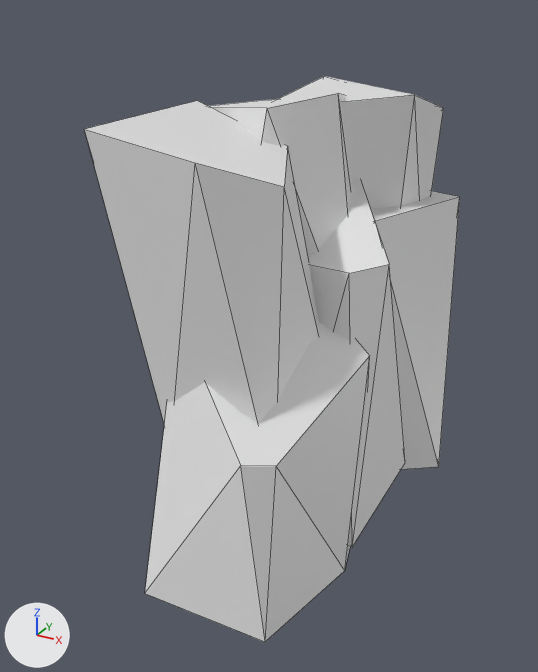
Renders of the FBX model BlackSmithGame/Assets/3Dmodels/rockwall_2.fbx from each side of a commit.
Before and after are seen from a 50 mm camera at (1.94, -10.37, 2.32) aimed at (0.18, -7.17, 0.72). Arrows for +X, +Y and +Z are at lower left; the lights stay in place. Mesh edges are drawn as thin lines. Materials are left out; every surface is plain grey. Where no turn or scale is listed for an object, it has been applied to the vertices.
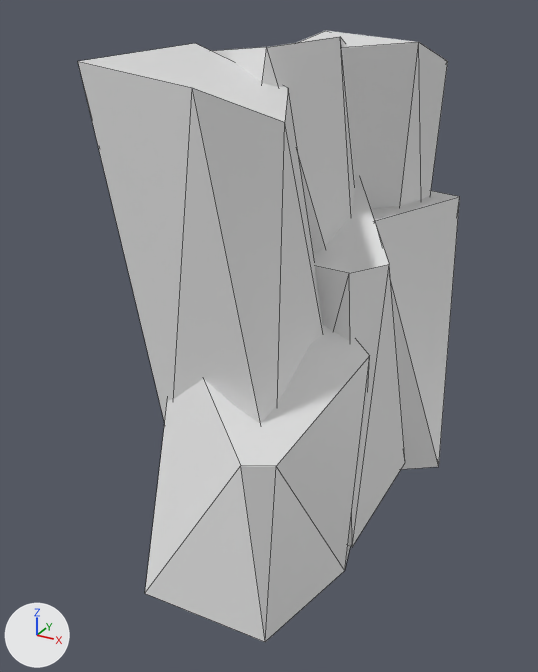
The newer file is also turned or shifted as a whole; pictures and numbers use the older file's frame.

Pixel boxes [x1, y1, x2, y2] of what changed, in the pictures (538 x 672 px; the box of a moved part takes in the faces that stretch with it):
'Icosphere.003', reshaped (8% taller): before [84, 76, 460, 642]; after [78, 31, 460, 642]
part 1 of me_icosphere_006, moved or reshaped: before [84, 76, 444, 425]; after [78, 31, 448, 424]

The change, as a list of edits to the scene's bpy script:
```text
Change me_icosphere_006:
    where me_icosphere_006.from_pydata(...)  # 60 vertices, 66 faces; spans x -0.34..1.01, y -0.32..2.38, z -0.3..1.95
    used by ob_icosphere_003; location = (0.0, -8.0, 0.0)
    me_icosphere_006 part 1: all 15 vertices in x -0.24..0.68, y -0.17..2.01, z 1.66..1.95 are moved by (0.0, 0.0, 0.25)
```
